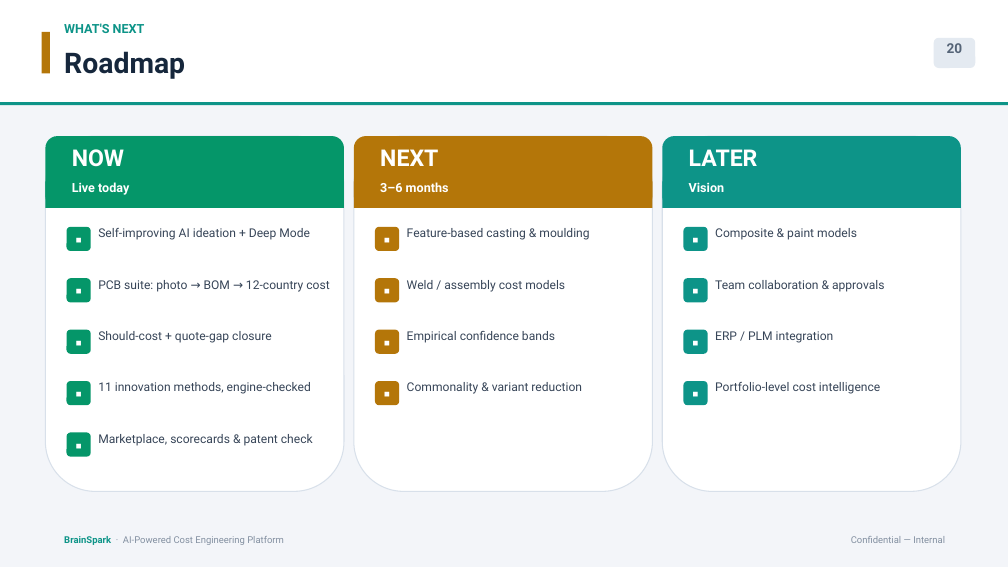
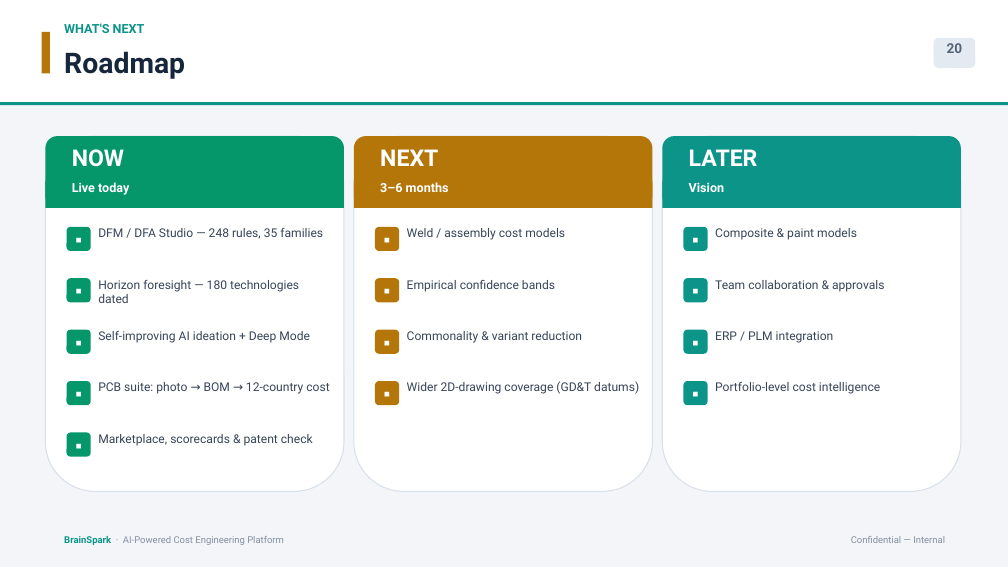
Before and after one commit to bhosaleavinash546/leamington-marathi, a slide deck: slide 22 of BrainSpark_Director_Presentation.pptx (slide 20 before the commit). Drawn at 1008x567 pixels with LibreOffice and Linux fonts; fonts in the diff are those of the drawing. Boxes give left, top, right and bottom in pixels: in the first picture for what was removed or moved away, otherwise in the second. Text is boxed around its words. In the diff, an @@ line names an element or a change of style, - is before the commit and + after.

```diff
--- a/BrainSpark_Director_Presentation.pptx
+++ b/BrainSpark_Director_Presentation.pptx
@@ text at [98,228,323,239]: text changed @@
-Self-improving AI ideation + Deep Mode
+DFM / DFA Studio — 248 rules, 35 families
@@ 3 texts: place and size @@
-3 texts at [407,280,582,394]
+3 texts at [407,228,582,343]
@@ text removed at [407,228,589,240] @@
-Feature-based casting & moulding
@@ text at [98,280,299,303]: text changed @@
-PCB suite: photo → BOM → 12-country cost
+Horizon foresight — 180 technologies dated
@@ text at [98,331,310,343]: text changed @@
-Should-cost + quote-gap closure
+Self-improving AI ideation + Deep Mode
@@ text at [98,382,329,394]: text changed @@
-11 innovation methods, engine-checked
+PCB suite: photo → BOM → 12-country cost
@@ text added at [407,381,639,394], 11.5 pt, text #374558 @@
+Wider 2D-drawing coverage (GD&T datums)
```
Also in this commit, not shown: 17 other slides changed, 2 slides added, 1 other file.
